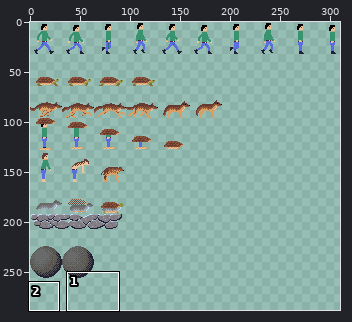
Edited in one commit: sprite sheet (android/assets/img/spritesheet.png). The first picture is a wide view before the edit; the outline marks the close-up.
Close-up. Old version:
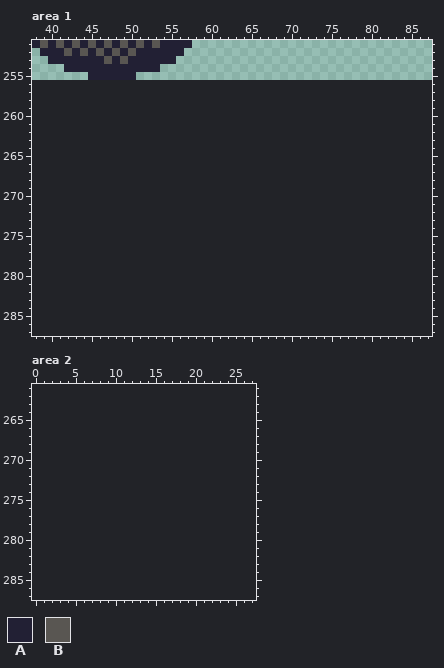
The file is 512x256 pixels. Shown: area 1: x 38..87, y 251..287; area 2: x 0..27, y 261..287. The old version is drawn lined up with the new one, on the new canvas. The wide view leaves out empty margins.
Palette (. is transparent): A #222034  B #595652
Pixels before, area 1, first column x 38:
251 ABABABABABABABABAAAA
252 .AAABABABABABAAAAAA.
253 ..AAAAAAABABAAAAAA..
254 ....AAAAAAAAAAAA....
255 .......AAAAAA.......
After the commit:
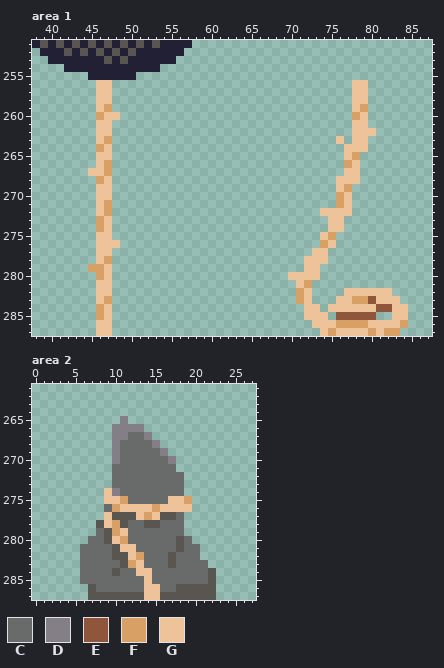
Colours new in this view: C #696a6a  D #847e87  E #8f563b  F #d9a066  G #eec39a
Edits made:
canvas 512x256 -> 1024x288
Changed rows in their new state; - is an unchanged pixel.
Area 1:
first column x 45:
256 -GG------------------------------GG-----
257 -GG------------------------------GG-----
258 -GG------------------------------GG-----
259 -GF------------------------------GF-----
260 -FGG-----------------------------FG-----
261 -GG------------------------------GG-----
262 -GG------------------------------GGG----
263 -GF----------------------------G-GG-----
264 -FG-----------------------------GGG-----
265 -GG-----------------------------GF------
266 -GF-----------------------------FG------
267 GGF-----------------------------GG------
268 -FG----------------------------GGG------
269 -GG----------------------------GF-------
270 -GG----------------------------FG-------
271 -GF----------------------------FG-------
272 -GF--------------------------GGGG-------
273 -FG---------------------------GG--------
274 -FG---------------------------GG--------
275 -GG--------------------------GF---------
276 -GGG-------------------------FG---------
277 -GG-------------------------GG----------
278 -GF------------------------GGG----------
279 FFG------------------------GG-----------
280 -FG----------------------GGGG-----------
281 -GG-----------------------GF------------
282 -GG-----------------------FG----GGGGGG--
283 -GF-----------------------FG---GGFFEGGG-
284 -FG------------------------GG-GGGGGGEEGG
285 -FG------------------------GGG-EEEEE--GG
286 -GG-------------------------GGGFFFFGGGGF
287 -GG--------------------------GFGGGGFGFF-
Area 2:
first column x 6:
265 -----D-----------
266 ----DDDD---------
267 ----DDCCD--------
268 ----DCCCCD-------
269 ----DCCCCCD------
270 ----DCCCCCCD-----
271 ----CCCCCCCC-----
272 ----CCCCCCCCC----
273 ----CCCCCCCCC----
274 ---GDCCCCCCCC----
275 ---GGFCCCCCGGF---
276 ---CFGGGGFGGGG---
277 ---GBBBGFGBBC----
278 --BGFBCCBBCCC----
279 --CBFGCCCCCCC----
280 -CCBGFCCCCCCBC---
281 CCCCBGGCCCCCBCC--
282 CCCCBBGFCCCBCCC--
283 CCCCCBFGCCCBCCCC-
284 CCCCBCCGGCCCCCCCB
285 CCCCCCCCGCCCCCCCB
286 -BCCCCCCGGCCBBBBB
287 -BBBBBBBGGBBBBBBB
Where, in picture pixels (left, top, right, bottom), the same in both close-ups:
added: (88, 80, 120, 336)
added: (288, 80, 408, 336)
added: (80, 416, 216, 600)
